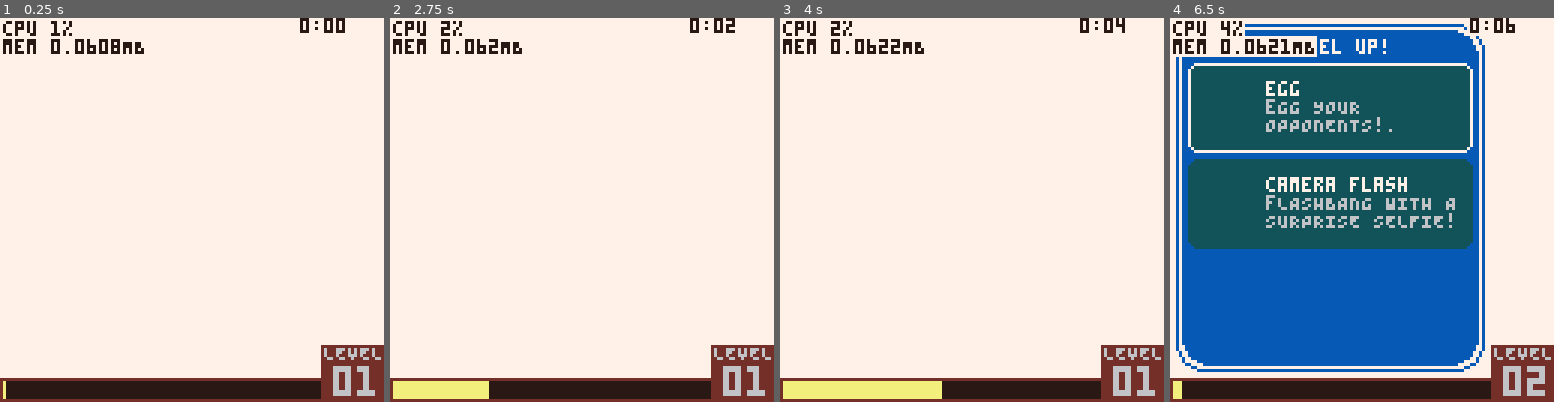
Above: before the commit, frames 1-4 (left to right).
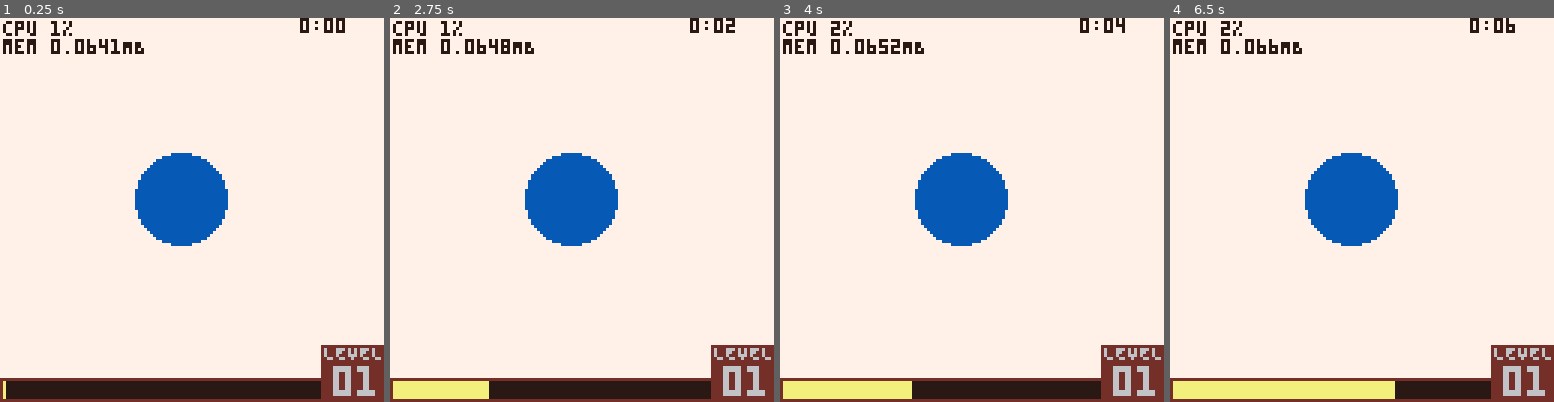
Above: after the commit, the same moments.

Repository: wsasaki01/bath-hack-2026
Game: PICO-8 cartridge fake.p8
Same seed, same stepped clock (60 frames per second), same inputs: the game is played once before the commit and once after it.
Inputs:
- Up to frame 1 (0.25 s): no input
- Up to frame 2 (2.75 s): tap X (X key) at 0.33, 1.07, 1.85 s; tap O (Z key) at 0.7, 1.7, 2.1, 2.5 s; hold Right 1.6-2.1 s; hold Up 2.15-2.42 s; hold Right from 2.47 s (still down)
- Up to frame 3 (4 s): tap O (Z key) at 2.9, 3.3, 3.7 s; tap X (X key) at 2.97 s; release Right at 3.03 s; hold Left 3.08-3.58 s; hold Down 3.63-3.97 s
- Up to frame 4 (6.5 s): hold Right 4.02-4.68 s; tap X (X key) at 4.08, 5.2, 6.32 s; tap O (Z key) every 0.4 s from 4.1 to 6.1 s; hold Up 4.73-5.03 s; hold Left 5.08-5.68 s; hold Down 5.73-6.03 s; hold Right from 6.08 s (still down)

The runs differ from the first frame. In frame 1, 4.7% of the frame differs, in the area x 25-60%, y 5-60%; in frame 2, 4.8%; in frame 3, 5.0%; in frame 4, 68%, in the area x 1-98%, y 0-100%.

Commit message:
Added screen effects

Diff:
--- a/draw.lua
+++ b/draw.lua
@@ -15,6 +15,11 @@
 
 		-- Draw map
 		map(0,0,0,0,8,8)
+
+		-- Screen item updates
+		for screen in all(screen_list) do
+			screen:draw()
+		end
 
 		-- Draw player
 		plyr:draw()
--- a/init.lua
+++ b/init.lua
@@ -57,8 +57,10 @@
 
 	-- Add a new item to roster
 	items = {}
-	add(items, create_item(1))
 	item_data[1].equipped = true
+
+	screen_list = {}	-- Screen effects
+	add(items, create_item("screen", 3))
 
 	-- Selecting an item on level up
 	selecting_item = false
@@ -80,8 +82,8 @@
 		sprx=8, spry=32, spr=65
 	},
 	{
-		name="camera flash", id=3,equipped=false,
-		desc="fLASHBANG WITH A\nSURPRISE SELFIE!",
+		name="cs stench", id=3,equipped=false,
+		desc="eVER HEARD OF\nDEODORANT??",
 		sprx=16, spry=32, spr=66
 	},
 }
--- a/projectiles.lua
+++ b/projectiles.lua
@@ -1,10 +1,10 @@
--- Projectiles are weapons which hone in on enemies
+-- What each screen instance needs
 proj_parent = class:new({
 	collide_r=6, speed=1,
 	dir=0, size=4,
 })
 
--- Create a projectile which moves towards a parent enemy
+-- Create a single projectile which moves towards a parent enemy
 function create_proj(start_x, start_y, type, start_dir)
 	local proj = {}
 
@@ -67,10 +67,39 @@
 	return proj
 end
 
+-- What each screen instance needs
+screen_parent = class:new({
+	n = 60, id=0, data={}
+})
+
+-- Create a single area effect
+function create_screen(id)
+	local screen = {}
+
+	-- ID 3: Forcefield
+	if id==3 then
+		screen = screen_parent:new({
+			damage=1,
+
+			update = function(self, parent_enemy)
+				x=plyr.x
+				y=plyr.y
+			end,
+
+			draw = function(_ENV)
+				circfill(x,y,15,3)
+			end,
+		})
+	end
+
+	return screen
+end
+
 -- Items are power-ups added to the player's collection on every level up
-item_parent = class:new({
+-- This object manages the spawning of a certain kind of projectile
+proj_manager = class:new({
 	-- Spawn this item every N frames
-	n = 60, type=0, data={},
+	type="proj", n = 60, id=0, data={},
 	cooldown = function(self)
 		-- If cooldown is up
 		if global_cnt % self.n == 0 then
@@ -79,9 +108,9 @@
 			if near_e != 0 then
 				local proj_list = {}
 
-				if self.type==1 then
+				if self.id==1 then
 					add(proj_list, create_proj(px, py, 1))
-				elseif self.type==2 then
+				elseif self.id==2 then
 					for i=-1,1 do
 						add(proj_list, create_proj(px, py, 2, global.plyr.dir-0.5+i*0.45))
 					end
@@ -95,6 +124,9 @@
 		end
 	end,
 })
+
+-- This object manages the spawning of a certain kind of screen effect
+screen_manager = class:new({type="screen", })
 
 -- Find nearest enemy from centre x,y coords
 function find_nearest_enemy(cx,cy)
@@ -112,10 +144,19 @@
 	return near_e
 end
 
--- Create an item, which spawns projectiles on a cooldown
-function create_item(type)
-	local item = item_parent:new({type=type, data=item_data[type]})
-	if (type == 1) item.n = 40
+-- Create an item (either projectile or screen type)
+function create_item(type, id)
 
-	return item
+	if type=="proj" then
+		local item = proj_manager:new({id=id, data=item_data[id]})
+		if (id == 1) item.n = 40
+		if (id == 2) item.n = 40
+		return item
+
+	elseif type=="screen" then
+		local item = screen_manager:new({id=id, data=item_data[id]})
+		if (id == 3) add(screen_list, create_screen(3))
+		return item
+	end
+
 end
--- a/update.lua
+++ b/update.lua
@@ -66,7 +66,9 @@
 
 			-- Cooldown all items, and shoot if cooldown is up
 			for i in all(items) do
-				i:cooldown()
+				if i.type=="proj" then
+					i:cooldown()
+				end
 			end
 
 			-- Move all projectiles towards enemies
@@ -79,6 +81,11 @@
 			-- Player movement
 			plyr:move()
 			plyr:score_update()
+
+			-- Screen item updates
+			for screen in all(screen_list) do
+				screen:update()
+			end
 		end
 	end
 
